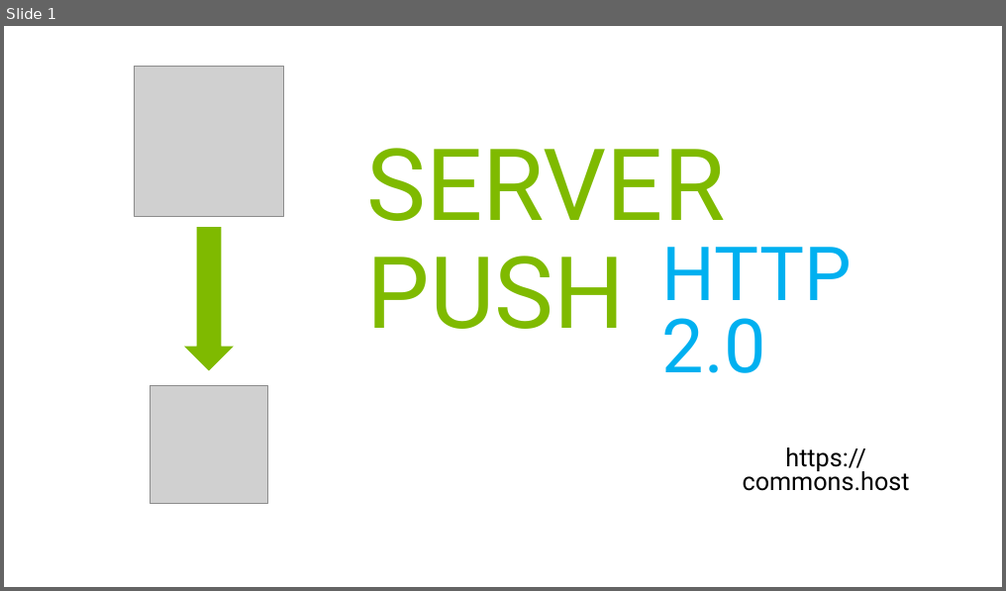
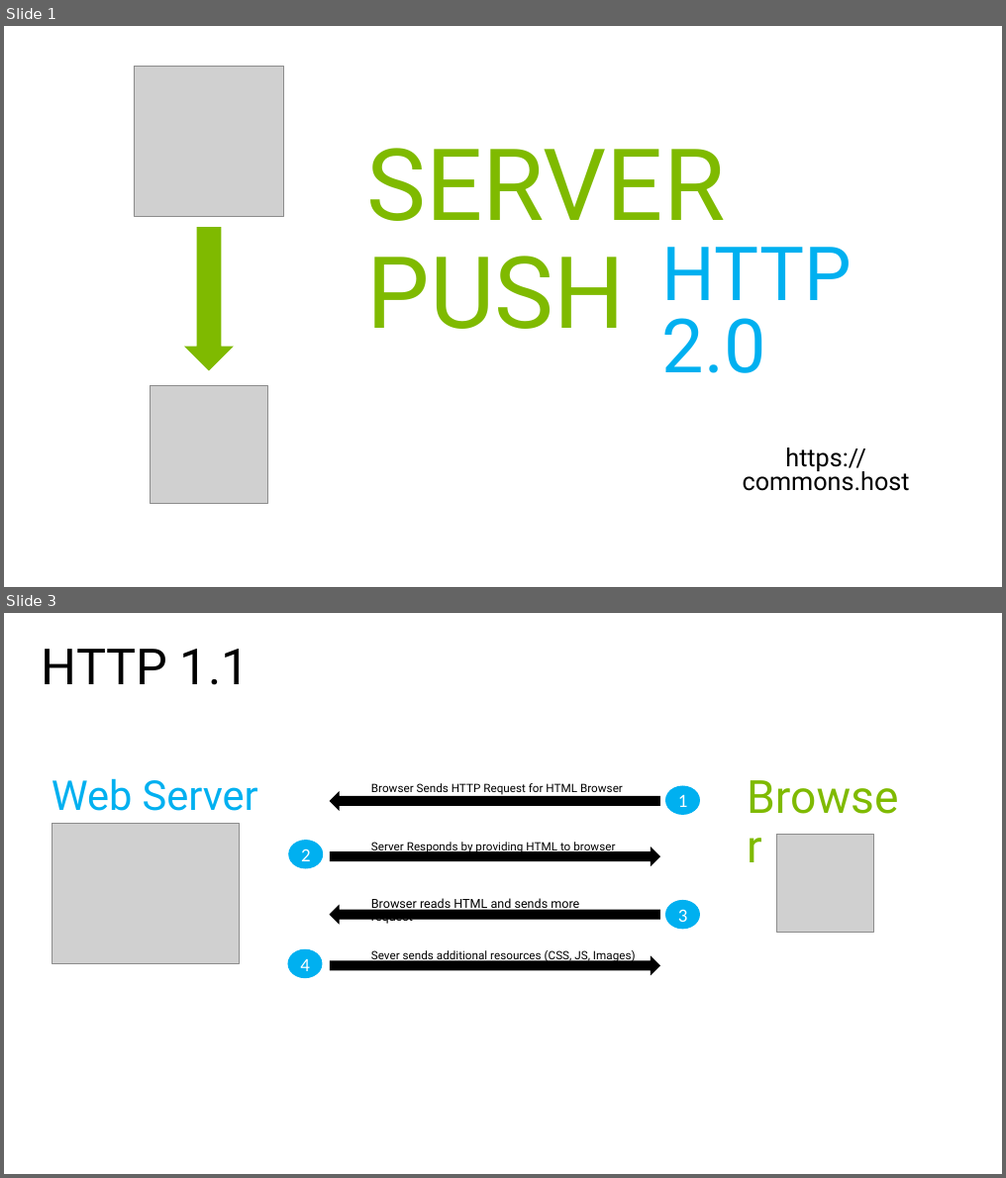
Before and after one commit to lironly/blog-posts, a slide deck: HTTP2 Server Push/logo template.pptx. Shown one above the other, each under a label of ours: slide 1 before the commit, slides 1 and 3 after it; the slides between them are not shown. The pictures are 1006x591 and 1006x1178 pixels, drawn with LibreOffice and Linux fonts; fonts in the diff are those of the drawing; grey boxes stand for pictures. Boxes give left, top, right and bottom in pixels: in the first picture for what was removed or moved away, otherwise in the second. Text is boxed around its words. In the diff, an @@ line names an element or a change of style, - is before the commit and + after.

```diff
--- a/HTTP2 Server Push/logo template.pptx
+++ b/HTTP2 Server Push/logo template.pptx
@@ slide 3 added at (4, 613, 1002, 1174), background #FFFFFF @@
@@ text added at (42, 649, 250, 685), 48 pt, text #000000 @@
+HTTP 1.1
@@ text added at (52, 778, 258, 811), 39.6 pt, text #00B0F0 @@
+Web Server
@@ text added at (371, 783, 623, 795), 11.1 pt, text #000000 @@
+Browser Sends HTTP Request for HTML Browser
@@ ellipse added at (665, 786, 699, 815), fill #00B0F0, outline #00B0F0 1 pt, 18 pt, text #FFFFFF @@
+1
@@ text added at (740, 770, 912, 823), 44 pt, text #7FBA00 @@
+Browser
@@ right arrow added at (331, 792, 659, 810), fill #000000, outline #000000 1 pt @@
@@ picture added at (52, 823, 239, 964) @@
@@ ellipse added at (289, 841, 323, 869), fill #00B0F0, outline #00B0F0 1 pt, 18 pt, text #FFFFFF @@
+2
@@ right arrow added at (331, 848, 659, 865), fill #000000, outline #000000 1 pt @@
@@ text added at (371, 842, 615, 854), 11.1 pt, text #000000 @@
+Server Responds by providing HTML to browser
@@ picture added at (776, 835, 874, 932) @@
@@ right arrow added at (331, 906, 659, 923), fill #000000, outline #000000 1 pt @@
@@ text added at (371, 898, 579, 926), 12 pt, text #000000 @@
+Browser reads HTML and sends more request
@@ ellipse added at (665, 900, 699, 929), fill #00B0F0, outline #00B0F0 1 pt, 18 pt, text #FFFFFF @@
+3
@@ ellipse added at (288, 950, 322, 978), fill #00B0F0, outline #00B0F0 1 pt, 18 pt, text #FFFFFF @@
+4
@@ right arrow added at (331, 958, 659, 974), fill #000000, outline #000000 1 pt @@
@@ text added at (371, 951, 636, 962), 11.1 pt, text #000000 @@
+Sever sends additional resources (CSS, JS, Images)
```
Also in this commit, not shown: 1 other slide added, 4 other files.
